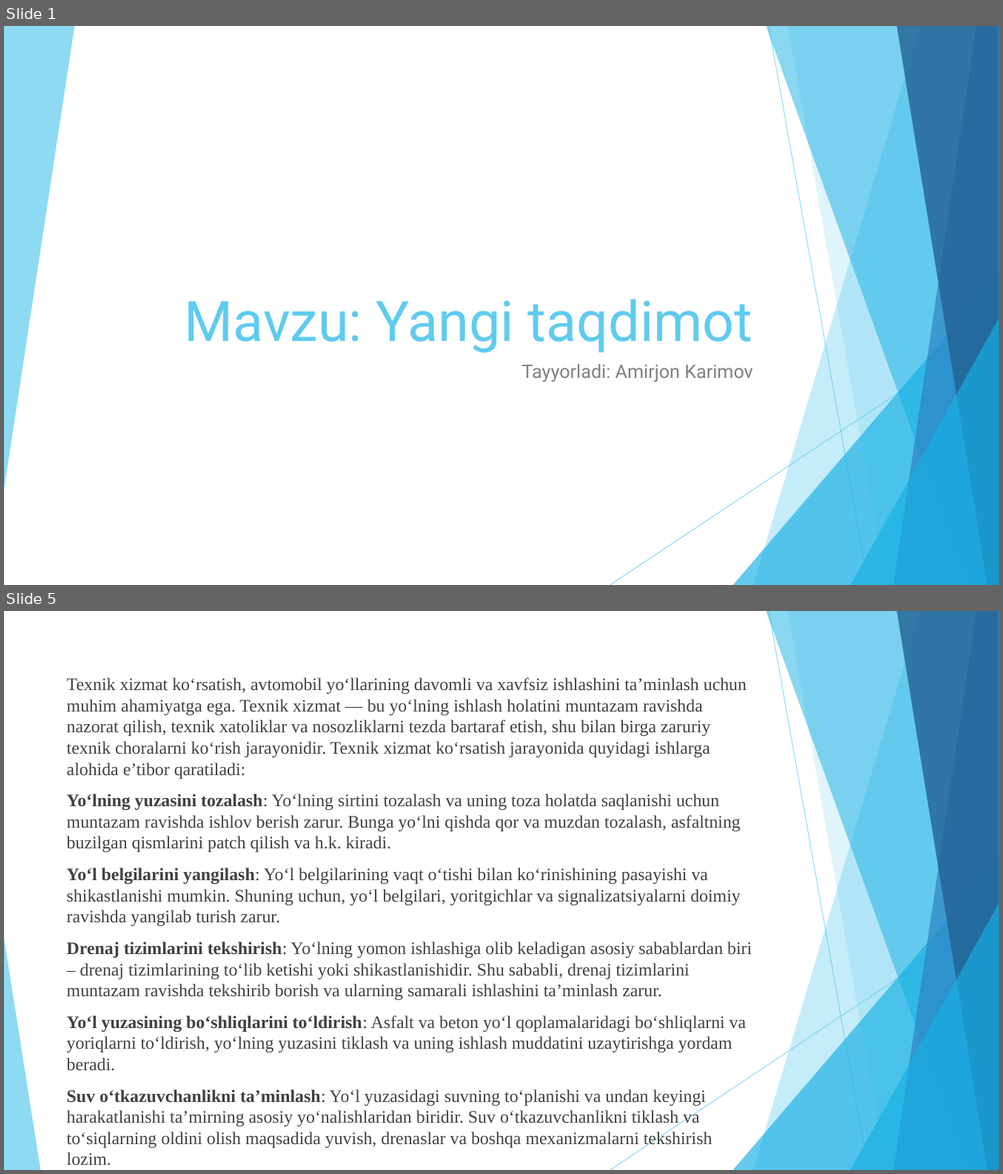
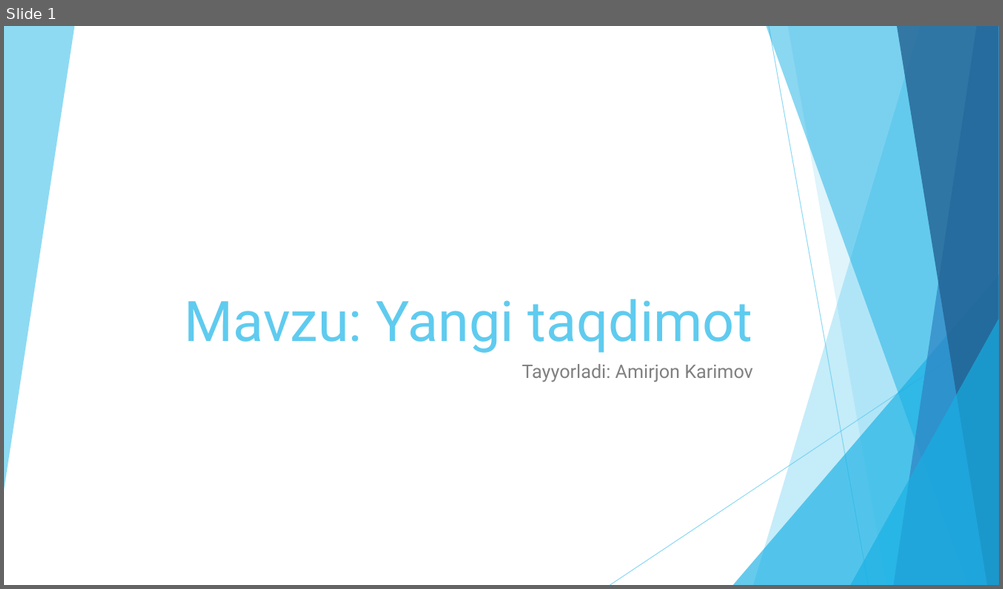
Before and after one commit to AmirjonKarimov2007/ai_bot, a slide deck: edited_shablon.pptx. Shown one above the other, each under a label of ours: slides 1 and 5 before the commit, slide 1 after it; the slides between them are not shown. The pictures are 1003x1174 and 1003x589 pixels, drawn with LibreOffice and Linux fonts; fonts in the diff are those of the drawing. Boxes give left, top, right and bottom in pixels: in the first picture for what was removed or moved away, otherwise in the second. Text is boxed around its words. In the diff, an @@ line names an element or a change of style, - is before the commit and + after.

```diff
--- a/edited_shablon.pptx
+++ b/edited_shablon.pptx
@@ slide 5 removed at [4, 611, 999, 1170], background #FFFFFF; not listed: 9 template elements that a slide beside it also shows @@
@@ text removed at [67, 678, 751, 1166] @@
-Texnik xizmat ko‘rsatish, avtomobil yo‘llarining davomli va xavfsiz ishlashini ta’minlash uchun muhim ahamiyatga ega. Texnik xizmat — bu yo‘lning ishlash holatini muntazam ravishda nazorat qilish, texnik xatoliklar va nosozliklarni tezda bartaraf etish, shu bilan birga zaruriy texnik choralarni ko‘rish jarayonidir. Texnik xizmat ko‘rsatish jarayonida quyidagi ishlarga alohida e’tibor qaratiladi:
-Yo‘lning yuzasini tozalash: Yo‘lning sirtini tozalash va uning toza holatda saqlanishi uchun muntazam ravishda ishlov berish zarur. Bunga yo‘lni qishda qor va muzdan tozalash, asfaltning buzilgan qismlarini patch qilish va h.k. kiradi.
-Yo‘l belgilarini yangilash: Yo‘l belgilarining vaqt o‘tishi bilan ko‘rinishining pasayishi va shikastlanishi mumkin. Shuning uchun, yo‘l belgilari, yoritgichlar va signalizatsiyalarni doimiy ravishda yangilab turish zarur.
-Drenaj tizimlarini tekshirish: Yo‘lning yomon ishlashiga olib keladigan asosiy sabablardan biri – drenaj tizimlarining to‘lib ketishi yoki shikastlanishidir. Shu sababli, drenaj tizimlarini muntazam ravishda tekshirib borish va ularning samarali ishlashini ta’minlash zarur.
-Yo‘l yuzasining bo‘shliqlarini to‘ldirish: Asfalt va beton yo‘l qoplamalaridagi bo‘shliqlarni va yoriqlarni to‘ldirish, yo‘lning yuzasini tiklash va uning ishlash muddatini uzaytirishga yordam beradi.
-Suv o‘tkazuvchanlikni ta’minlash: Yo‘l yuzasidagi suvning to‘planishi va undan keyingi harakatlanishi ta’mirning asosiy yo‘nalishlaridan biridir. Suv o‘tkazuvchanlikni tiklash va to‘siqlarning oldini olish maqsadida yuvish, drenaslar va boshqa mexanizmalarni tekshirish lozim.
@@ triangle removed at [4, 939, 40, 1170] @@
```
Also in this commit, not shown: 2 slides changed, 4 slides added, 8 other slides removed, 3 other files.
